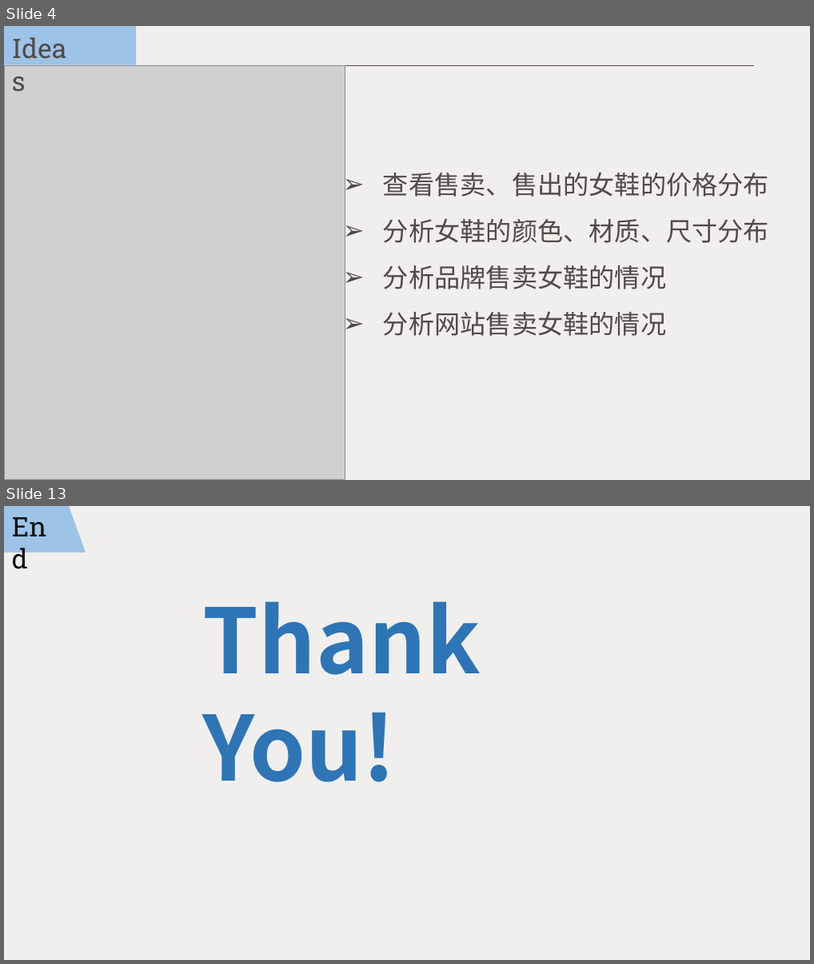
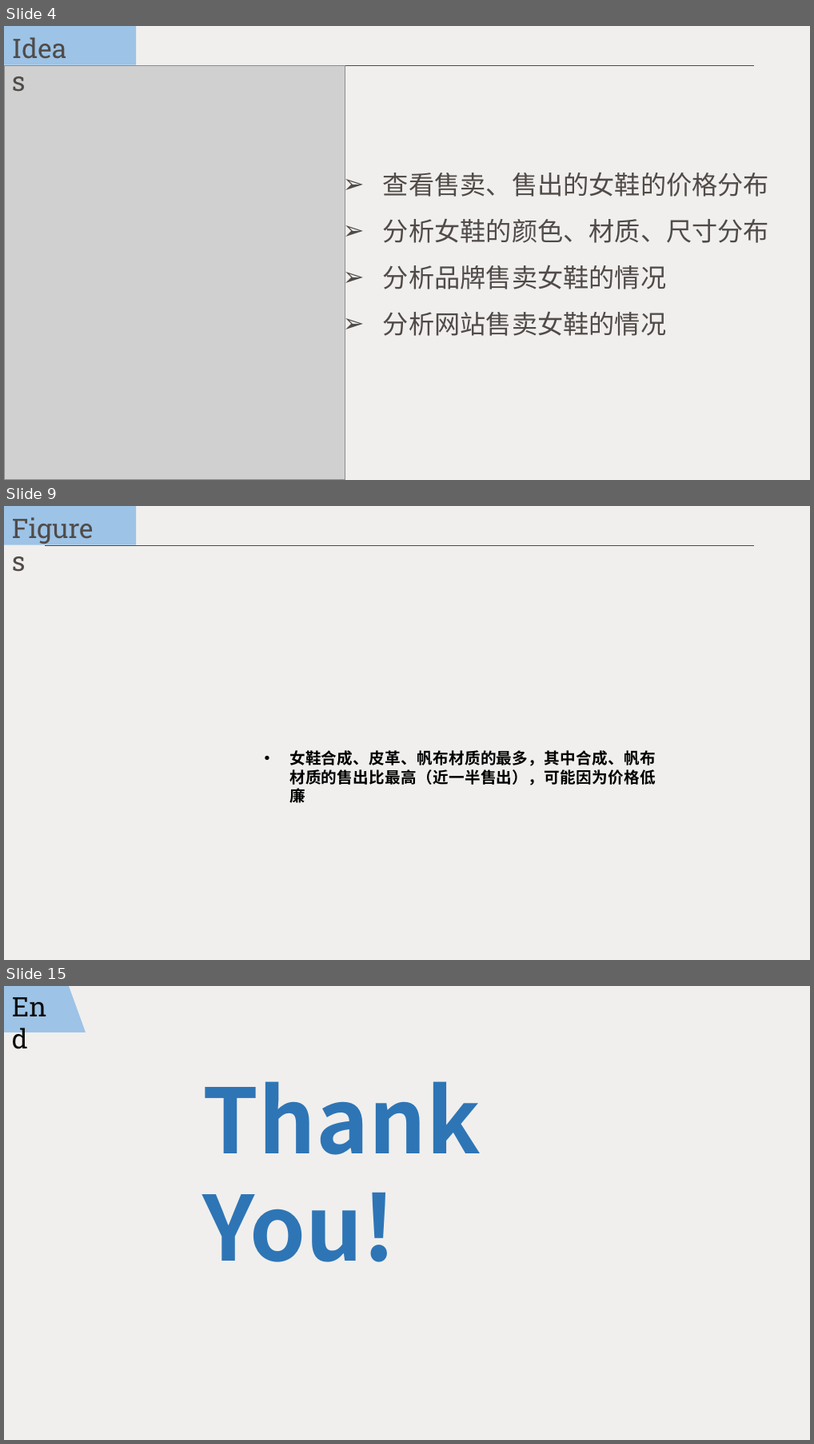
Before and after one commit to ShiyuNie/DataAnalysis-SQLTableauPractice, a slide deck: OnlineWomenShoes.pptx. Shown one above the other, each under a label of ours: slides 4 and 13 before the commit, slides 4, 9 and 15 after it; the slides between them are not shown. The pictures are 814x964 and 814x1444 pixels, drawn with LibreOffice and Linux fonts; fonts in the diff are those of the drawing; grey boxes stand for pictures; background and template pictures are left out. Boxes give left, top, right and bottom in pixels: in the first picture for what was removed or moved away, otherwise in the second. Text is boxed around its words. In the diff, an @@ line names an element or a change of style, - is before the commit and + after.

```diff
--- a/OnlineWomenShoes.pptx
+++ b/OnlineWomenShoes.pptx
@@ slide 9 added at [4, 506, 810, 960], background picture (left out) @@
@@ rectangle added at [4, 506, 136, 544], fill #9DC3E6 @@
@@ text added at [4, 508, 114, 548], 24 pt, text #504B48 @@
+Figures
@@ line added from (754, 545) to (45, 545), #4D4948 0.75 pt @@
@@ text added at [290, 750, 656, 803], 14 pt, text #000000, bold @@
+• 女鞋合成、皮革、帆布材质的最多，其中合成、帆布材质的售出比最高（近一半售出），可能因为价格低廉
@@ what was slide 13 is now slide 15 @@
```
Also in this commit, not shown: 4 slides changed, 5 other slides added, 4 slides removed.
